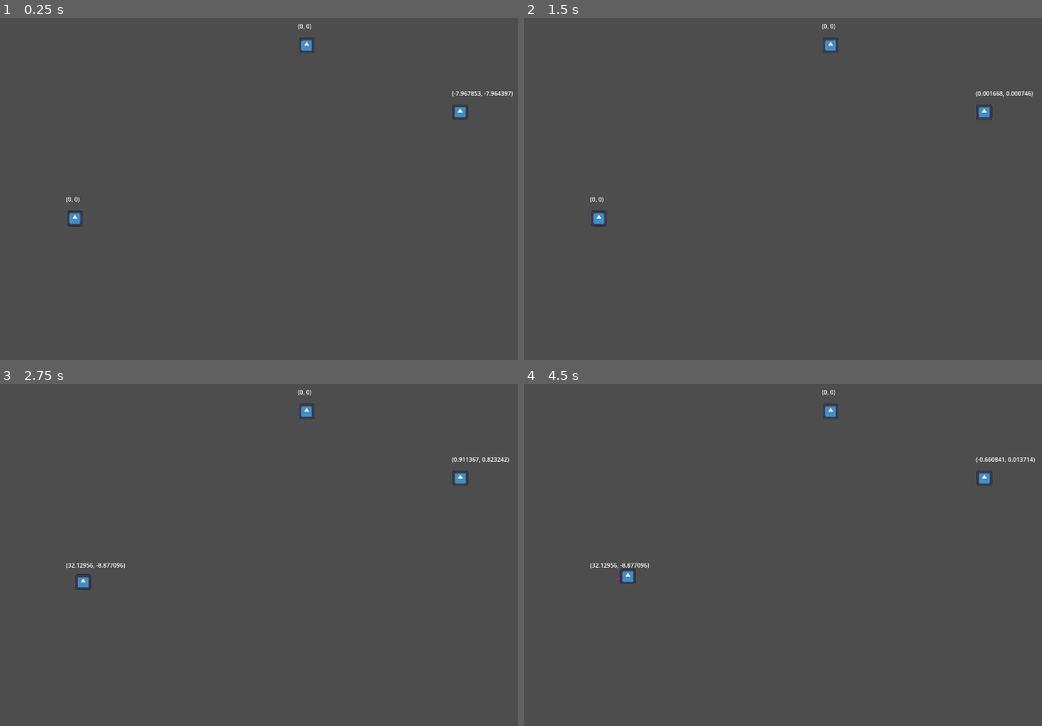
Above: before the commit, frames 1-4 (two rows, left to right).
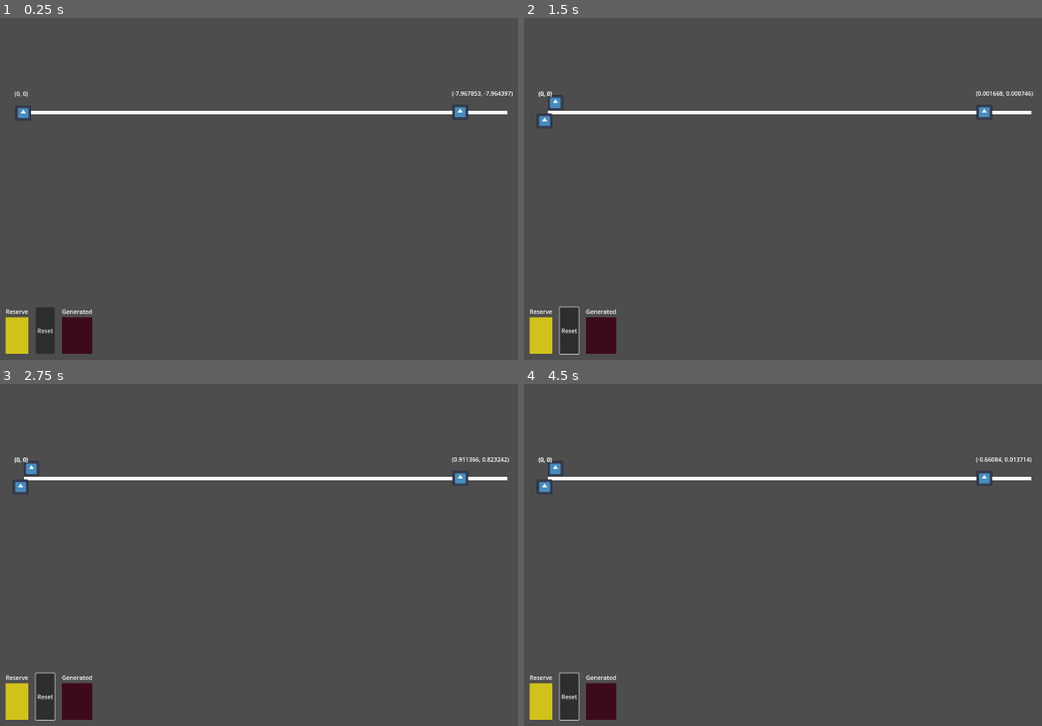
Above: after the commit, the same moments.

Repository: super-Colin/godot-physics-drag
Game: Godot game, scene res://game.tscn
The game is run twice, just before and just after one commit, with the same random seed, the same clock (stepped at 60 frames per second) and the same inputs. The engine's default icon, where the game draws it, is replaced by a stand-in: a white triangle on a blue panel in a dark square.
Inputs (mouse positions are in pixels of both pictures, inside the frame that each line leads up to):
- Up to frame 1 (0.25 s): no input
- Up to frame 2 (1.5 s): click (570, 329) at 0.5 s, where only the run after the commit has a clickable "Reset"; move the mouse to (596, 219) at 1.27 s; press the mouse at (596, 219) at 1.28 s
- Up to frame 3 (2.75 s): move the mouse to (461, 479) at 2.02 s; release the mouse at (461, 479) at 2.03 s; click (461, 479) at 2.1 s
- Up to frame 4 (4.5 s): move the mouse to (829, 411) at 2.77 s; press the mouse at (829, 411) at 2.78 s; move the mouse to (746, 626) at 3.52 s; release the mouse at (746, 626) at 3.53 s; click (746, 626) at 3.6 s; move the mouse to (995, 606) at 4.27 s; press the mouse at (995, 606) at 4.28 s

The runs differ from the first frame. In frame 1, 2.9% of the frame differs, in the area x 1-98%, y 1-99%; in frame 2, 3.1%; in frame 3, 3.1%; in frame 4, 3.2%, in the area x 1-99%, y 1-99%.

Commit message:
added power generated bar

Diff:
--- a/barrel.tscn
+++ b/barrel.tscn
@@ -1,4 +1,6 @@
-[gd_scene load_steps=3 format=3 uid="uid://cu1j8cej1pmx4"]
+[gd_scene load_steps=5 format=3 uid="uid://cu1j8cej1pmx4"]
+
+[ext_resource type="PackedScene" uid="uid://dsnc5a0ypidha" path="res://magnet_bar.tscn" id="1_o1lmg"]
 
 [sub_resource type="RectangleShape2D" id="RectangleShape2D_aq3h7"]
 size = Vector2(501.875, 38.25)
@@ -6,9 +8,13 @@
 [sub_resource type="RectangleShape2D" id="RectangleShape2D_ods5d"]
 size = Vector2(501.875, 16)
 
+[sub_resource type="RectangleShape2D" id="RectangleShape2D_wujsy"]
+size = Vector2(200, 110)
+
 [node name="Barrel" type="Node2D"]
 
 [node name="North" type="Area2D" parent="."]
+visible = false
 gravity_space_override = 1
 
 [node name="CollisionShape2D" type="CollisionShape2D" parent="North"]
@@ -16,6 +22,7 @@
 shape = SubResource("RectangleShape2D_aq3h7")
 
 [node name="North2" type="Area2D" parent="."]
+visible = false
 gravity_space_override = 1
 gravity = 400.0
 
@@ -24,6 +31,7 @@
 shape = SubResource("RectangleShape2D_ods5d")
 
 [node name="South" type="Area2D" parent="."]
+visible = false
 gravity_space_override = 1
 gravity_point_center = Vector2(0, -1)
 gravity_direction = Vector2(0, -1)
@@ -33,6 +41,7 @@
 shape = SubResource("RectangleShape2D_aq3h7")
 
 [node name="South2" type="Area2D" parent="."]
+visible = false
 gravity_space_override = 1
 gravity_point_center = Vector2(0, -1)
 gravity_direction = Vector2(0, -1)
@@ -41,3 +50,15 @@
 [node name="CollisionShape2D" type="CollisionShape2D" parent="South2"]
 position = Vector2(0.125, 41)
 shape = SubResource("RectangleShape2D_ods5d")
+
+[node name="MagnetBar" parent="." instance=ExtResource("1_o1lmg")]
+position = Vector2(0, -95)
+
+[node name="CollisionShape2D" type="CollisionShape2D" parent="."]
+position = Vector2(0, -151)
+shape = SubResource("RectangleShape2D_wujsy")
+
+[node name="MagnetBar2" parent="." instance=ExtResource("1_o1lmg")]
+position = Vector2(0, -207)
+rotation = 3.14159
+gravityVector = Vector2(0, 1)
--- /dev/null
+++ b/cannon.gd
@@ -0,0 +1,17 @@
+extends Node2D
+
+var particleScene = preload("res://particle.tscn")
+
+
+
+
+func _ready() -> void:
+	Globals.s_resetCannon.connect(spawnNewShot)
+	spawnNewShot()
+
+
+func spawnNewShot():
+	var newParticle = particleScene.instantiate()
+	newParticle.position = $ParticleSpawn.position
+	newParticle.isTarget = false
+	$'.'.add_child(newParticle)
--- a/cannon.tscn
+++ b/cannon.tscn
@@ -1,15 +1,168 @@
-[gd_scene load_steps=2 format=3 uid="uid://bffwl3d1bs1bh"]
+[gd_scene load_steps=8 format=3 uid="uid://bffwl3d1bs1bh"]
+
+[ext_resource type="Script" path="res://cannon.gd" id="1_xl8tc"]
+[ext_resource type="PackedScene" uid="uid://dsnc5a0ypidha" path="res://magnet_bar.tscn" id="2_ygs7w"]
 
 [sub_resource type="CircleShape2D" id="CircleShape2D_rcd5r"]
 radius = 19.6469
 
+[sub_resource type="RectangleShape2D" id="RectangleShape2D_j7yb5"]
+size = Vector2(500, 200)
+
+[sub_resource type="RectangleShape2D" id="RectangleShape2D_ykrmu"]
+size = Vector2(500, 100)
+
+[sub_resource type="RectangleShape2D" id="RectangleShape2D_cru5q"]
+size = Vector2(450, 50)
+
+[sub_resource type="RectangleShape2D" id="RectangleShape2D_s7htb"]
+size = Vector2(400, 25)
+
 [node name="Cannon" type="Node2D"]
+script = ExtResource("1_xl8tc")
 
-[node name="StaticBody2D" type="StaticBody2D" parent="."]
+[node name="DonutBody" type="StaticBody2D" parent="."]
 
-[node name="CollisionPolygon2D" type="CollisionPolygon2D" parent="StaticBody2D"]
+[node name="CollisionPolygon2D" type="CollisionPolygon2D" parent="DonutBody"]
 position = Vector2(-9, 20)
-polygon = PackedVector2Array(12, -226, -32, -223, -66, -215, …(147 unchanged characters)…  163, 153, 213, 117, 244, 12, 248, -79, 448, -62, 404, 169, -106, 243, -518, 45, -288, -329, 162, -304, 403, -226)
+polygon = PackedVector2Array(12, -226, -32, -223, -66, -215, …(147 unchanged characters)…  163, 153, 213, 117, 244, 12, 248, -79, 229, -116, 404, -116, 404, 169, -106, 243, -518, 45, -288, -329, 162, -304, 403, -226)
 
-[node name="CollisionShape2D" type="CollisionShape2D" parent="StaticBody2D"]
+[node name="CollisionShape2D" type="CollisionShape2D" parent="DonutBody"]
 shape = SubResource("CircleShape2D_rcd5r")
+
+[node name="StraightBody" type="StaticBody2D" parent="."]
+
+[node name="CollisionPolygon2D" type="CollisionPolygon2D" parent="StraightBody"]
+position = Vector2(20, 0)
+polygon = PackedVector2Array(394, -209, -226, -209, -225, -96, 395, -98, 394, -19, -344, -27, -333, -286, 394, -284)
+
+[node name="ParticleSpawn" type="Marker2D" parent="."]
+position = Vector2(-54, -147)
+
+[node name="Line2D" type="Line2D" parent="ParticleSpawn"]
+points = PackedVector2Array(1, -1, 1314, -1)
+
+[node name="Node2D" type="Node2D" parent="."]
+visible = false
+position = Vector2(-1544, 0)
+
+[node name="MagnetBarTop" parent="Node2D" instance=ExtResource("2_ygs7w")]
+position = Vector2(617, -177)
+rotation = 3.14159
+
+[node name="MagnetBarBottom" parent="Node2D" instance=ExtResource("2_ygs7w")]
+position = Vector2(617, -124)
+gravityVector = Vector2(0, -1)
+
+[node name="Node2D2" type="Node2D" parent="."]
+position = Vector2(609, -102)
+metadata/_edit_group_ = true
+
+[node name="Largest" type="Area2D" parent="Node2D2"]
+position = Vector2(0, 1)
+gravity_space_override = 1
+gravity_point_center = Vector2(0, -1)
+gravity_direction = Vector2(0, -1)
+gravity = 1200.0
+linear_damp_space_override = 3
+linear_damp = 2.0
+angular_damp_space_override = 3
+angular_damp = 0.2
+
+[node name="Bar" type="CollisionShape2D" parent="Node2D2/Largest"]
+position = Vector2(0, 266.667)
+shape = SubResource("RectangleShape2D_j7yb5")
+
+[node name="Large" type="Area2D" parent="Node2D2"]
+gravity_space_override = 1
+gravity_point_center = Vector2(0, -1)
+gravity_direction = Vector2(0, -1)
+linear_damp_space_override = 3
+linear_damp = 2.0
+angular_damp_space_override = 3
+angular_damp = 0.2
+
+[node name="Bar" type="CollisionShape2D" parent="Node2D2/Large"]
+position = Vector2(0, 125)
+shape = SubResource("RectangleShape2D_ykrmu")
+
+[node name="Small" type="Area2D" parent="Node2D2"]
+gravity_space_override = 1
+gravity_point_center = Vector2(0, -1)
+gravity_direction = Vector2(0, -1)
+gravity = 400.0
+linear_damp_space_override = 3
+linear_damp = 2.0
+angular_damp_space_override = 3
+angular_damp = 0.2
+
+[node name="Bar" type="CollisionShape2D" parent="Node2D2/Small"]
+position = Vector2(0, 50)
+shape = SubResource("RectangleShape2D_cru5q")
+
+[node name="Smallest" type="Area2D" parent="Node2D2"]
+gravity_space_override = 1
+gravity_point_center = Vector2(0, -1)
+gravity_direction = Vector2(0, -1)
+gravity = 100.0
+linear_damp_space_override = 3
+linear_damp = 2.0
+angular_damp_space_override = 3
+angular_damp = 0.2
+
+[node name="Bar" type="CollisionShape2D" parent="Node2D2/Smallest"]
+position = Vector2(0, 12)
+shape = SubResource("RectangleShape2D_s7htb")
+
+[node name="Node2D3" type="Node2D" parent="."]
+position = Vector2(609, -198)
+rotation = 3.14159
+metadata/_edit_group_ = true
+
+[node name="Largest" type="Area2D" parent="Node2D3"]
+position = Vector2(0, 1)
+gravity_space_override = 1
+gravity = 1200.0
+linear_damp_space_override = 3
+linear_damp = 2.0
+angular_damp_space_override = 3
+angular_damp = 0.2
+
+[node name="Bar" type="CollisionShape2D" parent="Node2D3/Largest"]
+position = Vector2(0, 266.667)
+shape = SubResource("RectangleShape2D_j7yb5")
+
+[node name="Large" type="Area2D" parent="Node2D3"]
+gravity_space_override = 1
+linear_damp_space_override = 3
+linear_damp = 2.0
+angular_damp_space_override = 3
+angular_damp = 0.2
+
+[node name="Bar" type="CollisionShape2D" parent="Node2D3/Large"]
+position = Vector2(0, 125)
+shape = SubResource("RectangleShape2D_ykrmu")
+
+[node name="Small" type="Area2D" parent="Node2D3"]
+gravity_space_override = 1
+gravity = 400.0
+linear_damp_space_override = 3
+linear_damp = 2.0
+angular_damp_space_override = 3
+angular_damp = 0.2
+
+[node name="Bar" type="CollisionShape2D" parent="Node2D3/Small"]
+position = Vector2(0, 50)
+shape = SubResource("RectangleShape2D_cru5q")
+
+[node name="Smallest" type="Area2D" parent="Node2D3"]
+gravity_space_override = 1
+gravity = 100.0
+linear_damp_space_override = 3
+linear_damp = 2.0
+angular_damp_space_override = 3
+angular_damp = 0.2
+
+[node name="Bar" type="CollisionShape2D" parent="Node2D3/Smallest"]
+position = Vector2(0, 12)
+shape = SubResource("RectangleShape2D_s7htb")
--- /dev/null
+++ b/control_bar.gd
@@ -0,0 +1,22 @@
+extends Control
+
+
+func _ready() -> void:
+	%Reset.pressed.connect(resetShot)
+	EnergyBank.s_energyChanged.connect(updateEnergyReserveLabels)
+	EnergyBank.s_generatedEnergyChanged.connect(updateEnergyGeneratedLabels)
+	%ReservesBar.max_value = EnergyBank.energyReserveMax
+	%ReservesBar.value = EnergyBank.energyReserve
+	updateEnergyReserveLabels()
+	updateEnergyGeneratedLabels()
+
+func resetShot():
+	Globals.s_resetCannon.emit()
+	Globals.s_resetChamber.emit()
+	EnergyBank.fill()
+
+func updateEnergyReserveLabels():
+	%ReservesBar.value = EnergyBank.energyReserve
+
+func updateEnergyGeneratedLabels():
+	%GeneratedBar.value = EnergyBank.generatedEnergy
--- /dev/null
+++ b/control_bar.tscn
@@ -0,0 +1,72 @@
+[gd_scene load_steps=5 format=3 uid="uid://bmvu6ksfq182w"]
+
+[ext_resource type="Script" path="res://control_bar.gd" id="1_unai8"]
+
+[sub_resource type="StyleBoxFlat" id="StyleBoxFlat_33g6b"]
+bg_color = Color(0.238748, 0.0391257, 0.100116, 1)
+
+[sub_resource type="StyleBoxFlat" id="StyleBoxFlat_05f1i"]
+bg_color = Color(0.819608, 0.760784, 0.0980392, 1)
+
+[sub_resource type="StyleBoxFlat" id="StyleBoxFlat_hxuv2"]
+bg_color = Color(0.223529, 0.760784, 0.0980392, 1)
+
+[node name="ControlBar" type="Control"]
+layout_mode = 3
+anchors_preset = 15
+anchor_right = 1.0
+anchor_bottom = 1.0
+grow_horizontal = 2
+grow_vertical = 2
+script = ExtResource("1_unai8")
+
+[node name="HBoxContainer" type="HBoxContainer" parent="."]
+layout_mode = 0
+offset_right = 40.0
+offset_bottom = 40.0
+theme_override_constants/separation = 20
+
+[node name="VBoxContainer" type="VBoxContainer" parent="HBoxContainer"]
+layout_mode = 2
+
+[node name="Label" type="Label" parent="HBoxContainer/VBoxContainer"]
+layout_mode = 2
+text = "Reserve
+"
+
+[node name="ReservesBar" type="ProgressBar" parent="HBoxContainer/VBoxContainer"]
+unique_name_in_owner = true
+custom_minimum_size = Vector2(30, 100)
+layout_mode = 2
+theme_override_styles/background = SubResource("StyleBoxFlat_33g6b")
+theme_override_styles/fill = SubResource("StyleBoxFlat_05f1i")
+max_value = 1000.0
+step = 0.1
+value = 1000.0
+fill_mode = 3
+show_percentage = false
+
+[node name="Reset" type="Button" parent="HBoxContainer"]
+unique_name_in_owner = true
+layout_mode = 2
+text = "Reset"
+
+[node name="VBoxContainer2" type="VBoxContainer" parent="HBoxContainer"]
+layout_mode = 2
+
+[node name="Label" type="Label" parent="HBoxContainer/VBoxContainer2"]
+layout_mode = 2
+text = "Generated
+"
+
+[node name="GeneratedBar" type="ProgressBar" parent="HBoxContainer/VBoxContainer2"]
+unique_name_in_owner = true
+custom_minimum_size = Vector2(30, 100)
+layout_mode = 2
+theme_override_styles/background = SubResource("StyleBoxFlat_33g6b")
+theme_override_styles/fill = SubResource("StyleBoxFlat_hxuv2")
+max_value = 1000.0
+step = 0.1
+value = 150.0
+fill_mode = 3
+show_percentage = false
--- /dev/null
+++ b/energy_bank.gd
@@ -0,0 +1,33 @@
+extends Control
+
+signal s_energyChanged
+signal s_generatedEnergyChanged
+
+var energyReserveMax = 200
+var energyUsageRate = 1.0
+var energyReserve = 200:
+	set(val):
+		energyReserve = val
+		s_energyChanged.emit()
+
+var generatedEnergyMax:float = 1000.0
+var generatedEnergyUsage:float = 0.5
+var generatedEnergy:float = 0.0:
+	set(val):
+		generatedEnergy = val
+		s_generatedEnergyChanged.emit()
+
+
+func addGeneratedEnergy(amount):
+	generatedEnergy += amount
+
+
+func useEnergyDragging():
+	if energyReserve > energyUsageRate:
+		energyReserve -= energyUsageRate
+		return true
+	return false
+
+
+func fill():
+	energyReserve = energyReserveMax
--- a/game.tscn
+++ b/game.tscn
@@ -1,28 +1,22 @@
-[gd_scene load_steps=5 format=3 uid="uid://bwifno7yakkyh"]
+[gd_scene load_steps=4 format=3 uid="uid://bwifno7yakkyh"]
 
 [ext_resource type="PackedScene" uid="uid://bffwl3d1bs1bh" path="res://cannon.tscn" id="1_5pc3s"]
-[ext_resource type="PackedScene" uid="uid://cu1j8cej1pmx4" path="res://barrel.tscn" id="3_rsftv"]
 [ext_resource type="PackedScene" uid="uid://wx8qryyffkhy" path="res://chamber.tscn" id="4_wlflx"]
-[ext_resource type="PackedScene" uid="uid://dovba76u65cbw" path="res://particle.tscn" id="4_wutqv"]
+[ext_resource type="PackedScene" uid="uid://bmvu6ksfq182w" path="res://control_bar.tscn" id="5_d5non"]
 
 [node name="Game" type="Node2D"]
 
 [node name="Cannon" parent="." instance=ExtResource("1_5pc3s")]
-position = Vector2(415, 536)
+position = Vector2(374, 500)
 
 [node name="MainCamera" type="Camera2D" parent="."]
 position = Vector2(962, 536)
 
-[node name="Barrel" parent="." instance=ExtResource("3_rsftv")]
-position = Vector2(968, 358)
-
-[node name="Particle" parent="." instance=ExtResource("4_wutqv")]
-position = Vector2(460, 640)
-weight = 1.0
-isTarget = false
-
 [node name="Chamber" parent="." instance=ExtResource("4_wlflx")]
 position = Vector2(1506, 351)
 
-[node name="Particle2" parent="." instance=ExtResource("4_wutqv")]
-position = Vector2(1089, 169)
+[node name="ControlBar" parent="." instance=ExtResource("5_d5non")]
+offset_left = 272.0
+offset_top = 882.0
+offset_right = 272.0
+offset_bottom = 882.0
--- a/globals.gd
+++ b/globals.gd
@@ -1,6 +1,12 @@
 extends Node
 
 
+signal s_resetCannon
+signal s_resetChamber
+
+signal s_energyGained
+
+var particleRef:Node
 
 
-var particleRef:Node
+enum launcherStyle {STRAIGHT=0, DONUT=1}
--- /dev/null
+++ b/magnet_bar.gd
@@ -0,0 +1,62 @@
+@tool
+extends Node2D
+
+#region     LENGTH
+signal s_editor_lengthChanged # signal
+@export var length:int = 100: # varibale
+	set(val):
+		length = val
+		if not Engine.is_editor_hint(): return
+		#s_editor_lengthChanged.emit()
+		editor_adjustLength()
+func editor_adjustLength(): # response function
+	$Largest/Bar.shape.size.y = length / 2
+	$Largest/Bar.position.y = length / 1.5
+	$Large/Bar.shape.size.y = length / 4
+	$Large/Bar.position.y = length / 3.2
+	$Small/Bar.shape.size.y = length / 8
+	$Small/Bar.position.y = length / 8
+	$Smallest/Bar.shape.size.y = length / 16
+	$Smallest/Bar.position.y = length / 32
+#endregion   LENGTH
+
+#region      GRAVITYVECTOR
+signal s_editor_gravityVectorChanged # signal
+@export var gravityVector:Vector2 = Vector2.UP: # varibale
+	set(val):
+		gravityVector = val
+		if not Engine.is_editor_hint(): return
+		#s_editor_gravityVectorChanged.emit()
+		editor_adjustGravityVector()
+func editor_adjustGravityVector(): # response function
+	print("adjusting gravity to: ", gravityVector)
+	$Largest.gravity_direction = gravityVector / 2
+	$Large.gravity_direction = gravityVector / 4
+	$Small.gravity_direction = gravityVector / 8
+	$Smallest.gravity_direction = gravityVector / 16
+#endregion   GRAVITYVECTOR
+
+
+
+
+
+
+func _ready() -> void:
+	#     EDITOR
+	s_editor_lengthChanged.connect(editor_adjustLength)
+	s_editor_gravityVectorChanged.connect(editor_adjustGravityVector)
+	if Engine.is_editor_hint(): return
+	#END  EDITOR
+
+
+
+
+
+
+
+
+
+
+
+func _process(delta: float) -> void:
+	if Engine.is_editor_hint(): return
--- /dev/null
+++ b/magnet_bar.tscn
@@ -0,0 +1,76 @@
+[gd_scene load_steps=6 format=3 uid="uid://dsnc5a0ypidha"]
+
+[ext_resource type="Script" path="res://magnet_bar.gd" id="1_7sjgn"]
+
+[sub_resource type="RectangleShape2D" id="RectangleShape2D_plpug"]
+size = Vector2(500, 200)
+
+[sub_resource type="RectangleShape2D" id="RectangleShape2D_q7455"]
+size = Vector2(500, 100)
+
+[sub_resource type="RectangleShape2D" id="RectangleShape2D_0i4sb"]
+size = Vector2(450, 50)
+
+[sub_resource type="RectangleShape2D" id="RectangleShape2D_ruav6"]
+size = Vector2(400, 25)
+
+[node name="MagnetBar" type="Node2D"]
+script = ExtResource("1_7sjgn")
+length = 400
+gravityVector = Vector2(0, 1)
+
+[node name="Largest" type="Area2D" parent="."]
+position = Vector2(0, 1)
+gravity_space_override = 1
+gravity_point_center = Vector2(0, 0.5)
+gravity_direction = Vector2(0, 0.5)
+gravity = 1200.0
+linear_damp_space_override = 3
+linear_damp = 2.0
+angular_damp_space_override = 3
+angular_damp = 0.2
+
+[node name="Bar" type="CollisionShape2D" parent="Largest"]
+position = Vector2(0, 266.667)
+shape = SubResource("RectangleShape2D_plpug")
+
+[node name="Large" type="Area2D" parent="."]
+gravity_space_override = 1
+gravity_point_center = Vector2(0, 0.25)
+gravity_direction = Vector2(0, 0.25)
+linear_damp_space_override = 3
+linear_damp = 2.0
+angular_damp_space_override = 3
+angular_damp = 0.2
+
+[node name="Bar" type="CollisionShape2D" parent="Large"]
+position = Vector2(0, 125)
+shape = SubResource("RectangleShape2D_q7455")
+
+[node name="Small" type="Area2D" parent="."]
+gravity_space_override = 1
+gravity_point_center = Vector2(0, 0.125)
+gravity_direction = Vector2(0, 0.125)
+gravity = 400.0
+linear_damp_space_override = 3
+linear_damp = 2.0
+angular_damp_space_override = 3
+angular_damp = 0.2
+
+[node name="Bar" type="CollisionShape2D" parent="Small"]
+position = Vector2(0, 50)
+shape = SubResource("RectangleShape2D_0i4sb")
+
+[node name="Smallest" type="Area2D" parent="."]
+gravity_space_override = 1
+gravity_point_center = Vector2(0, 0.0625)
+gravity_direction = Vector2(0, 0.0625)
+gravity = 100.0
+linear_damp_space_override = 3
+linear_damp = 2.0
+angular_damp_space_override = 3
+angular_damp = 0.2
+
+[node name="Bar" type="CollisionShape2D" parent="Smallest"]
+position = Vector2(0, 12)
+shape = SubResource("RectangleShape2D_ruav6")
--- a/nucleus.gd
+++ b/nucleus.gd
@@ -1,5 +1,6 @@
 extends RigidBody2D
 
+signal fused
 
 var beingDragged = false
 var hoveredOn = false
@@ -10,6 +11,7 @@
 	$Hitbox.scale *= scaleUp
 	$Icon.scale *= scaleUp
 	$FusionExplosion.emitting = true
+	fused.emit()
 
 func _ready() -> void:
 	$'.'.set_pickable(true) # SUPER IMPORTANT!!! Mouse entered/exited won't trigger without this!
--- a/nucleus.tscn
+++ b/nucleus.tscn
@@ -32,7 +32,6 @@
 color_ramp = SubResource("GradientTexture1D_w1dwr")
 
 [node name="Particle" type="RigidBody2D"]
-mass = 0.1
 contact_monitor = true
 max_contacts_reported = 4
 script = ExtResource("1_6wc5g")
--- a/particle.gd
+++ b/particle.gd
@@ -4,10 +4,10 @@
 
 
 
-@export var weight = 0.1 # only for setting in on ready, use %Nucleus.mass as the source of truth
+@export var weight = 1.0 # only for setting in on ready, use %Nucleus.mass as the source of truth
 @export var isTarget = true
 
-var mousePull = 2000.0
+var mousePull = 1200.0
 
 
 
@@ -22,34 +22,33 @@
 		Globals.particleRef = $'.'
 	%Nucleus.mass = weight
 	%Nucleus.body_entered.connect(handleCollision)
+	%Nucleus.fused.connect(calcGeneratedEnergy)
 	$Nucleus/FusionExplosion.one_shot = true
 
+
+
+func calcGeneratedEnergy():
+	EnergyBank.addGeneratedEnergy(calcSelfEnergy())
 
 #func handleCollision(rid, body, bodyIndex, shapeIndex):
 func handleCollision(body):
 	if isTarget:
 		return
-	print("collision: ", body)
 	if "mass" in body:
 		#print("weight : ", body.mass, %Nucleus.mass)
 		if isEnoughForFusion(body):
-			print("bam!")
 			$'.'.queue_free()
 			#body.get_parent().fuse()
 			body.fuse(1.5)
 
-#func fuse():
-	#$Nucleus/FusionExplosion.emitting = true
-	#$'.'.scale *= 2.0
-	#$Nucleus.scale *= 2.0
+
+
+func calcSelfEnergy():
+	return abs(%Nucleus.linear_velocity.x) + abs(%Nucleus.linear_velocity.y) * %Nucleus.mass * 0.0001
+
 
 func isEnoughForFusion(body:Node)->bool:
-	#var selfEnergy = %Nucleus.linear_velocity * %Nucleus.mass
-	var selfEnergy = abs(%Nucleus.linear_velocity.x) + abs(%Nucleus.linear_velocity.y) * %Nucleus.mass * 0.0001
-	#var otherEnergy = body.linear_velocity * body.mass
-	var otherEnergy = abs(body.linear_velocity.x) + abs(body.linear_velocity.y) * body.mass
-	print("selfEnergy: ", selfEnergy, ", otherEnergy: ", otherEnergy, ", requiredEnergyForFusion: ", body.requiredEnergyForFusion())
-	#if selfEnergy >= (%Nucleus.requiredEnergyForFusion() + body.requiredEnergyForFusion()):
+	var selfEnergy = calcSelfEnergy()
 	if selfEnergy >= body.requiredEnergyForFusion():
 		return true
 	return false
@@ -58,20 +57,16 @@
 func _physics_process(delta: float) -> void:
 	var pull = Vector2.ZERO
 	if %Nucleus.beingDragged:
-		pull = %Nucleus.get_local_mouse_position().normalized().rotated(%Nucleus.rotation) * mousePull
+		tryDragging()
+	%Label.text = str(%Nucleus.linear_velocity)
+
+
+
+func tryDragging():
+	if EnergyBank.useEnergyDragging():
+		var pull = %Nucleus.get_local_mouse_position().normalized().rotated(%Nucleus.rotation) * mousePull
 		#print("pulling - ", pull)
 		%Nucleus.apply_central_force(pull)
-	%Label.text = str(%Nucleus.linear_velocity)
-
-	#for orbiter in $'.'.get_node("Shell1").get_children():
-		#var relPos = orbiter.position - %Nucleus.position
-		##var orbitalForce = (orbiter.position - %Nucleus.position) / (pow(orbiter.position.distance_to(%Nucleus.position), 2))
-		##var orbitalForce = relPos.normalized().rotated(%Nucleus.rotation) * -100.0
-		##var orbitalForce = relPos.normalized().rotated(PI/4) * -50.0
-		#var orbitalForce = relPos.normalized() * -50.0
-		#orbitalForce = orbitalForce / (pow(orbiter.position.distance_to(%Nucleus.position), 2)) * 100.0
-		##print("orbitalForce: ", orbitalForce)
-		#orbiter.apply_central_force(orbitalForce)
 
 
 func _input(event: InputEvent) -> void:
--- a/project.godot
+++ b/project.godot
@@ -18,6 +18,7 @@
 [autoload]
 
 Globals="*res://globals.gd"
+EnergyBank="*res://energy_bank.gd"
 
 [display]
 
Not shown, changed: z_notes.txt
